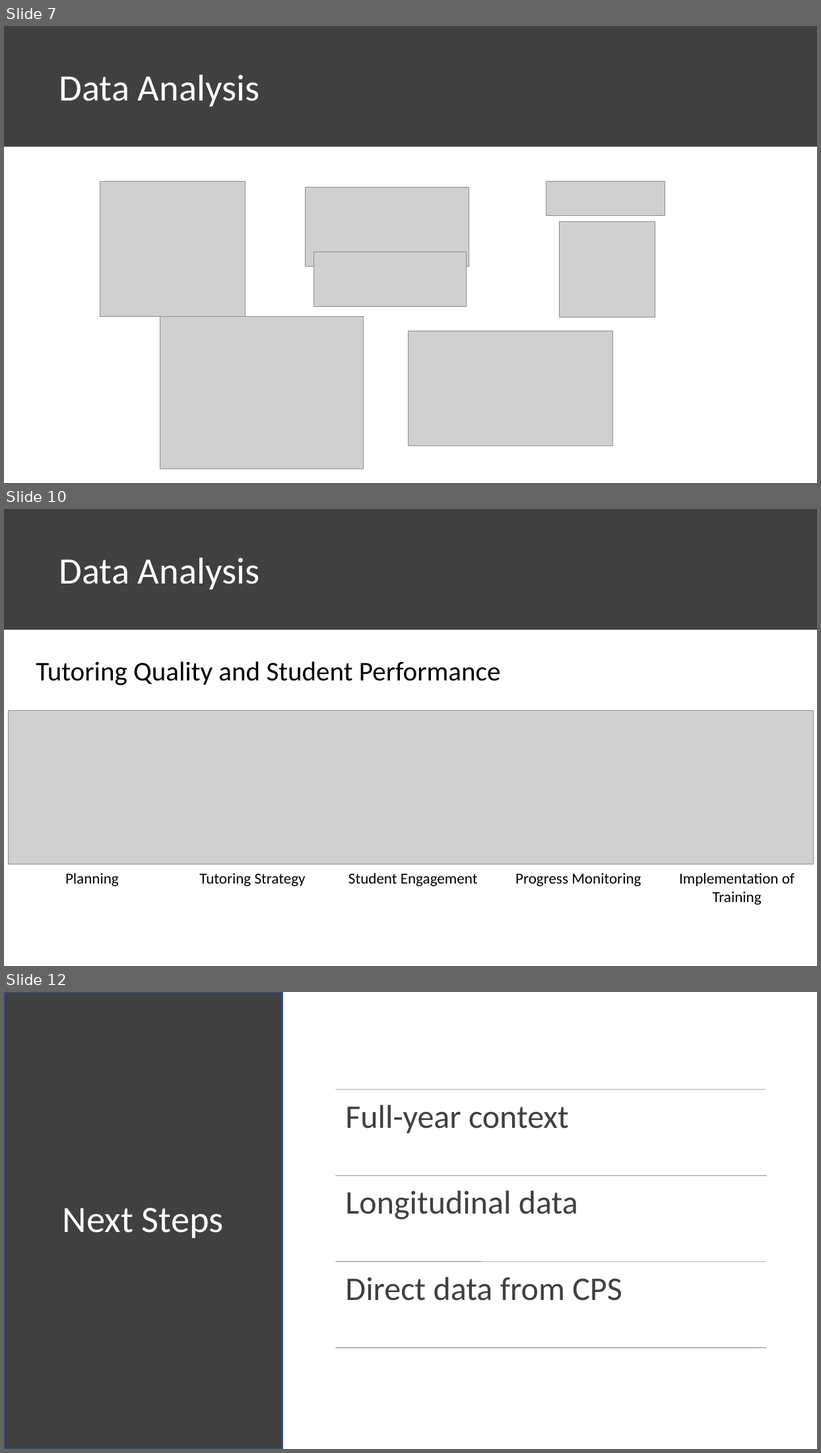
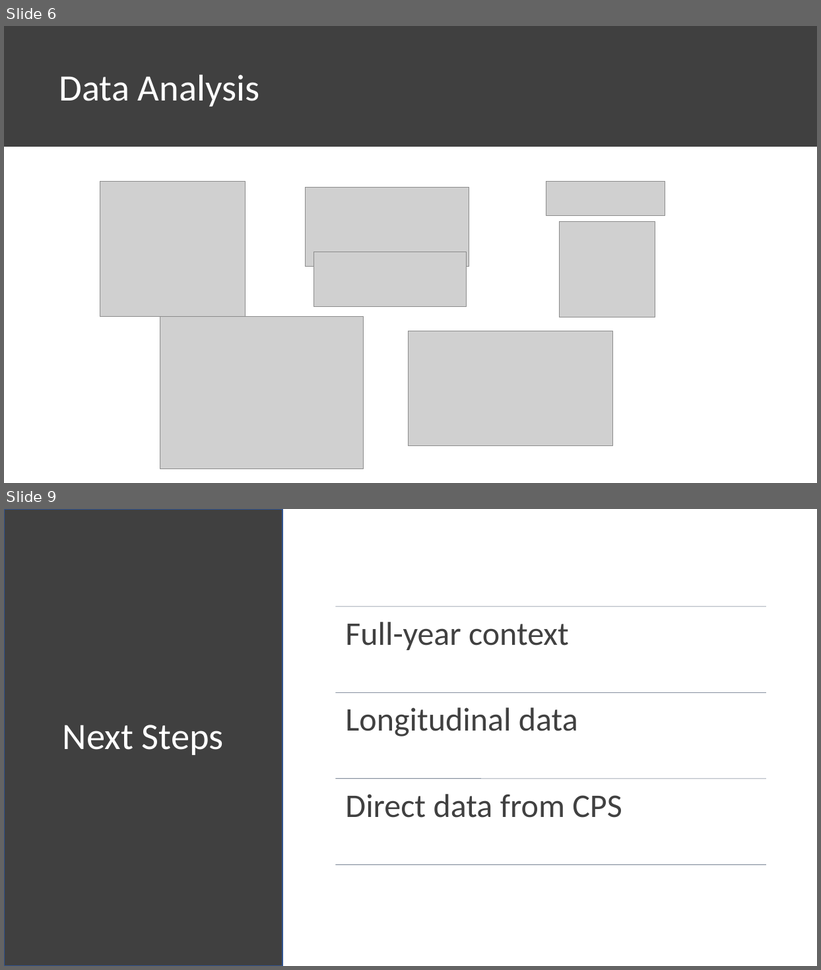
Before and after one commit to chrisluedtke/talks, a slide deck: 2018-06-14-ChiPy/Presentation.pptx. Shown one above the other, each under a label of ours: slides 7, 10 and 12 before the commit, slides 6 and 9 after it; the slides between them are not shown. The pictures are 821x1453 and 821x970 pixels, drawn with LibreOffice and Linux fonts; fonts in the diff are those of the drawing; grey boxes stand for pictures. Boxes give left, top, right and bottom in pixels: in the first picture for what was removed or moved away, otherwise in the second. Text is boxed around its words. In the diff, an @@ line names an element or a change of style, - is before the commit and + after.

```diff
--- a/2018-06-14-ChiPy/Presentation.pptx
+++ b/2018-06-14-ChiPy/Presentation.pptx
@@ slide 10 removed at box(4, 509, 817, 966), background #FFFFFF @@
@@ rectangle removed at box(4, 509, 817, 630) @@
@@ text removed at box(59, 558, 259, 590) @@
-Data Analysis
@@ text removed at box(36, 661, 501, 685) @@
-Tutoring Quality and Student Performance
@@ picture removed at box(8, 710, 813, 864) @@
@@ text removed at box(65, 873, 119, 887) @@
-Planning
@@ text removed at box(199, 873, 306, 887) @@
-Tutoring Strategy
@@ text removed at box(349, 873, 478, 887) @@
-Student Engagement
@@ text removed at box(516, 873, 641, 887) @@
-Progress Monitoring
@@ text removed at box(679, 873, 795, 905) @@
-Implementation of Training
@@ what was slide 7 is now slide 6 @@
@@ what was slide 12 is now slide 9 @@
```
Also in this commit, not shown: 6 slides changed, 1 slide added, 3 other slides removed, 1 other file.
